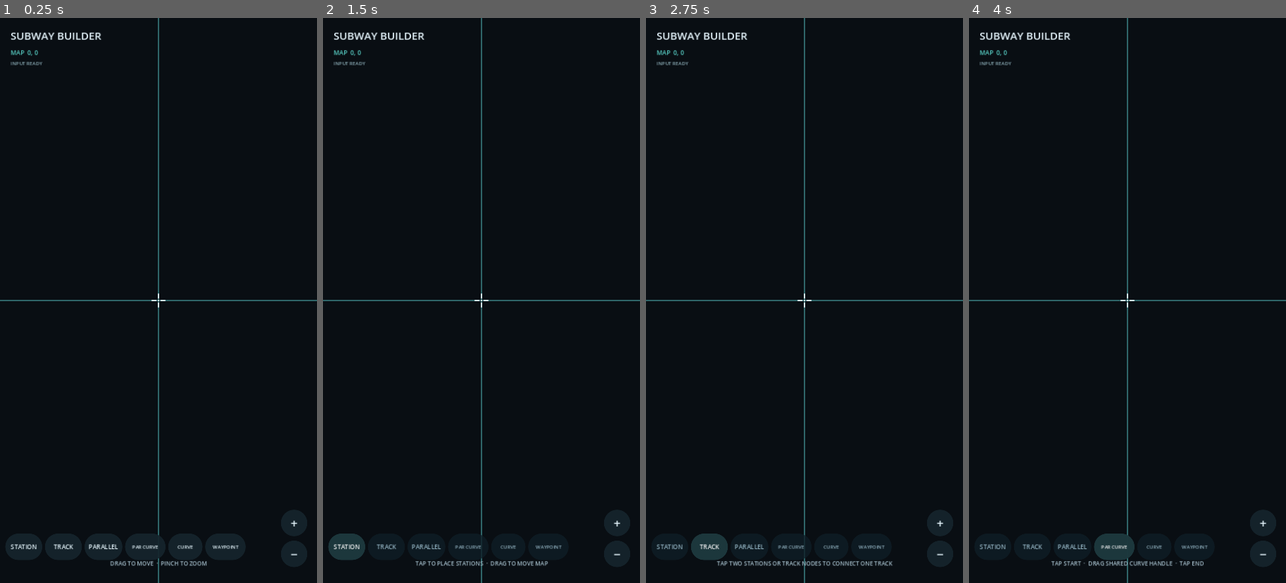
Above: before the commit, frames 1-4 (left to right).
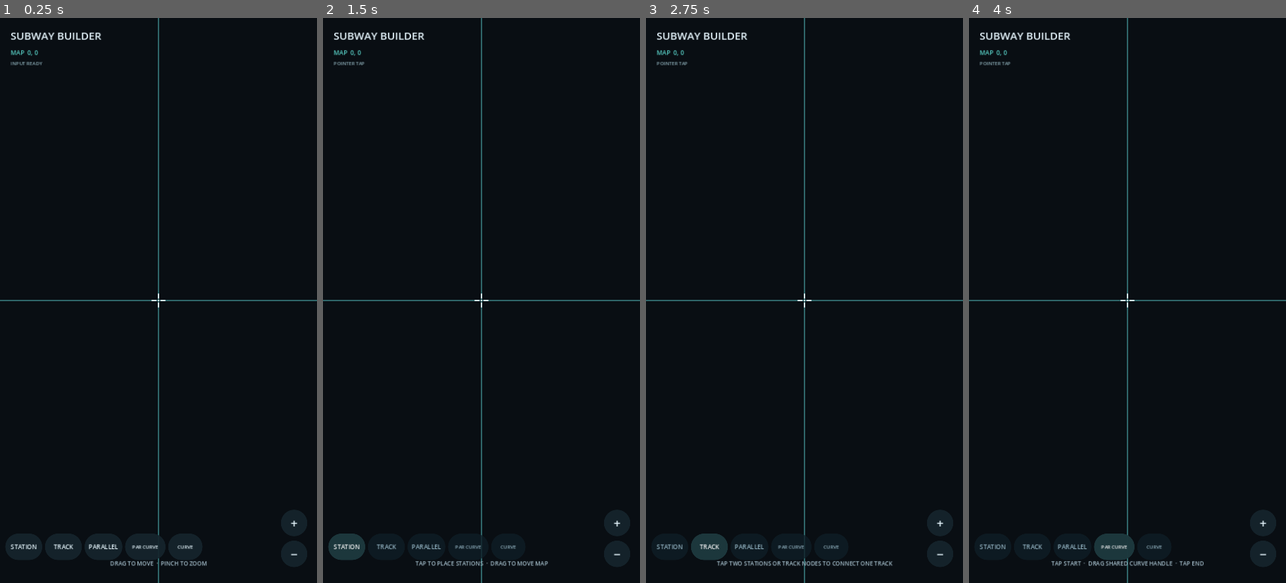
Above: after the commit, the same moments.

Repository: cccatm1950-glitch/Subway-builder-pe
Game: Godot game, scene res://scenes/main.tscn
Two runs of this game, one before a commit and one after it. Both use one fixed random seed, a clock stepped at 60 frames per second and the inputs below.
Inputs (mouse positions are in pixels of both pictures, inside the frame that each line leads up to):
- Up to frame 1 (0.25 s): no input
- Up to frame 2 (1.5 s): click (548, 549) at 0.5 s, where only the run before the commit has a clickable "WAYPOINT"; click "STATION" at 1.25 s
- Up to frame 3 (2.75 s): click "TRACK" at 2 s
- Up to frame 4 (4 s): click "PARALLEL" at 2.75 s; click "PAR CURVE" at 3.5 s

The runs differ from the first frame. In frame 1, less than 0.1% of the frame differs, in the area x 66-76%, y 93-94%; in frame 2, less than 0.1%, in the area x 3-76%, y 7-94%; in frame 3, less than 0.1%; in frame 4, less than 0.1%.

Commit message:
Remove waypoint construction control from HUD

Diff:
--- a/scripts/hud.gd
+++ b/scripts/hud.gd
@@ -7,7 +7,6 @@
 signal parallel_mode_requested
 signal parallel_curve_mode_requested
 signal curve_mode_requested
-signal waypoint_mode_requested
 signal cancel_build_requested
 
 var coordinate_label: Label
@@ -17,7 +16,6 @@
 var parallel_button: Button
 var parallel_curve_button: Button
 var curve_button: Button
-var waypoint_button: Button
 var input_status_label: Label
 
 func _ready() -> void:
@@ -123,19 +121,6 @@
 	curve_button.pressed.connect(func(): curve_mode_requested.emit())
 	add_child(curve_button)
 
-	waypoint_button = _make_action_button("WAYPOINT")
-	waypoint_button.anchor_left = 0.0
-	waypoint_button.anchor_right = 0.0
-	waypoint_button.anchor_top = 1.0
-	waypoint_button.anchor_bottom = 1.0
-	waypoint_button.offset_left = 466
-	waypoint_button.offset_top = -112
-	waypoint_button.offset_right = 558
-	waypoint_button.offset_bottom = -52
-	waypoint_button.add_theme_font_size_override("font_size", 11)
-	waypoint_button.pressed.connect(func(): waypoint_mode_requested.emit())
-	add_child(waypoint_button)
-
 	var zoom_in := _make_zoom_button("+")
 	zoom_in.anchor_left = 1.0
 	zoom_in.anchor_right = 1.0
@@ -186,7 +171,7 @@
 	return style
 
 func is_ui_position(screen_position: Vector2) -> bool:
-	for control in [station_button, track_button, parallel_button, parallel_curve_button, curve_button, waypoint_button]:
+	for control in [station_button, track_button, parallel_button, parallel_curve_button, curve_button]:
 		if is_instance_valid(control) and control.get_global_rect().has_point(screen_position):
 			return true
 	for control in get_children():
@@ -209,7 +194,6 @@
 	parallel_button.modulate = Color(1, 1, 1, 1) if mode == "parallel" else Color(0.72, 0.82, 0.86, 0.85)
 	parallel_curve_button.modulate = Color(1, 1, 1, 1) if mode == "parallel_curve" else Color(0.72, 0.82, 0.86, 0.85)
 	curve_button.modulate = Color(1, 1, 1, 1) if mode == "curve" else Color(0.72, 0.82, 0.86, 0.85)
-	waypoint_button.modulate = Color(1, 1, 1, 1) if mode == "waypoint" else Color(0.72, 0.82, 0.86, 0.85)
 
 func _draw() -> void:
 	var center := size * 0.5
